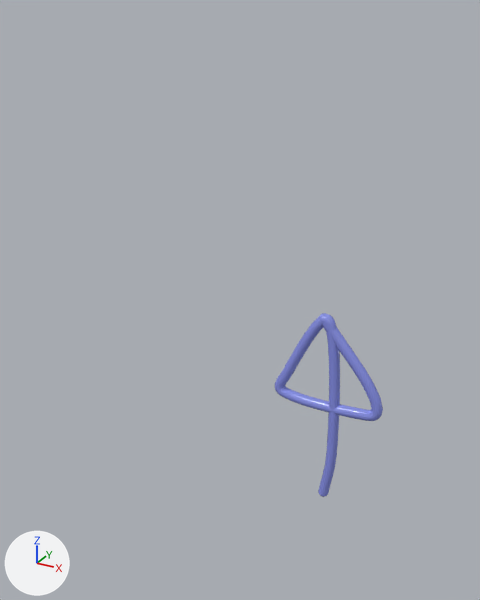
Two versions of the FBX model Assets/Models/UIElements/Arrow.fbx, one commit apart.
Before and after are seen from a 50 mm camera at (0.00261, -0.00704, 0.0027) aimed at (0.00006, -0.00241, 0.00038). Arrows for +X, +Y and +Z are at lower left; the lights stay in place. Where no turn or scale is listed for an object, it has been applied to the vertices.

Names of what the first picture shows: 'root'.
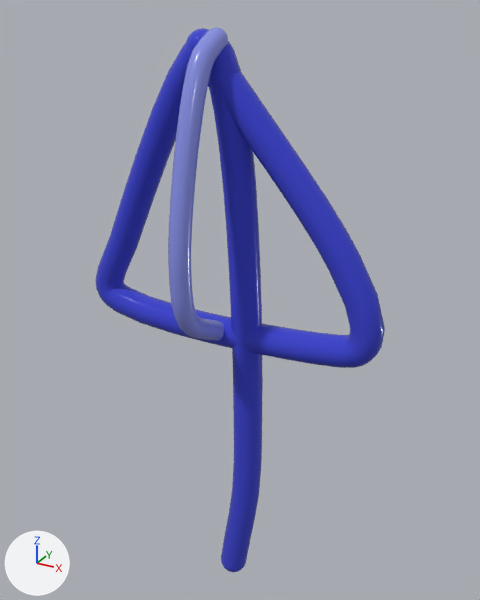
Boxes [x1, y1, x2, y2] around the edits, measured in the pictures (480 x 600 px):
'node_id5', added
    after: [95, 28, 385, 572]
'root', reshaped (44% narrower, 70% taller)
    before: [275, 313, 383, 497]
    after: [168, 27, 228, 341]
part 1 of me_mesh_id33, deleted (blue)
    before: [275, 313, 383, 497]
part 2 of me_mesh_id33, added (blue)
    after: [168, 27, 228, 341]

What changed in the scene script:
```text
Add img_223_png:
    img_223_png = load_image('223.png', '_unpacked/223.png', 2048, 2048, 'sRGB')
Add img_219_png:
    img_219_png = load_image('219.png', '_unpacked/219.png', 2048, 2048, 'sRGB')
Add mat_material_79:
    mat_material_79 = bpy.data.materials.new('Material_79')
    # uses the picture img_219_png
    # uses the picture img_223_png
Change me_mesh_id33:
    used by ob_root; location = (0.0, 0.0, 0.0)
    remove me_mesh_id33.from_pydata(...)  # 992 vertices, 1980 faces; spans x 0.00024..0.0013, y -0.0021..-0.002, z -0.00171..0.00025
    add me_mesh_id33.from_pydata(...)  # 587 vertices, 1170 faces; spans x -0.00012..0.00005, y -0.00326..-0.00251, z 0.00006..0.00257
    me_mesh_id33 part 1: 992 vertices removed from x 0.00024..0.0013, y -0.0021..-0.002, z -0.00171..0.00025
    me_mesh_id33 part 2: 587 vertices added at x -0.00012..0.00005, y -0.00326..-0.00251, z 0.00006..0.00257
Add me_mesh_id6:
    me_mesh_id6.from_pydata(...)  # 992 vertices, 1980 faces; spans x 0.00063..0.0034, y -0.00549..-0.00523, z -0.00447..0.00065
    me_mesh_id6.materials.append(mat_material_79)
Add ob_node_id5:
    ob_node_id5 = bpy.data.objects.new('node_id5', me_mesh_id6)
    ob_node_id5.location = (-0.002013, 0.002803, 0.001914)
```
